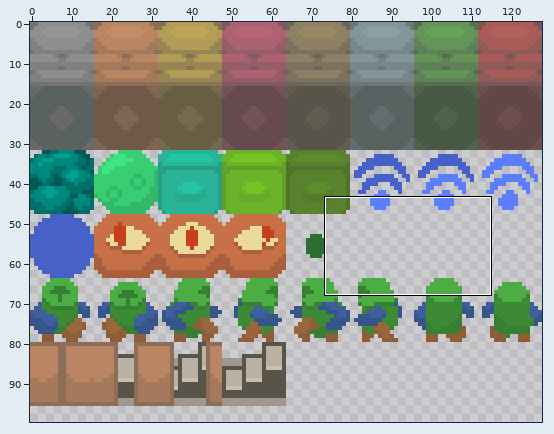
Edited in one commit: sprite sheet (asset/img/16x16SquareSheet.png). The first picture is a wide view before the edit; the outline marks the close-up.
Close-up. Earlier state:
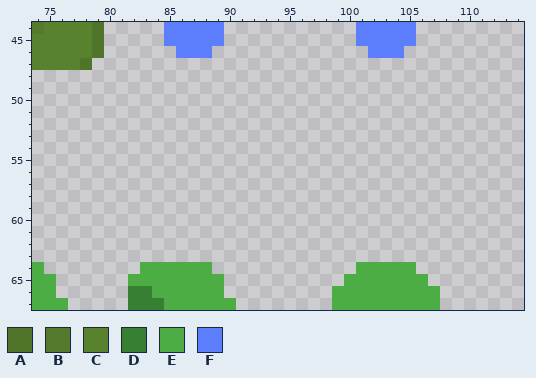
The file is 128x128 pixels. Colours within 5 levels of each other are drawn and written as one. Shown: x 74..114, y 44..67. The wide view leaves out empty margins.
Palette (. is transparent): A #4f742a  B #547b2d  C #58822e  D #377f32  E #4bad44  F #5c7efc
Pixels before, first column x 74:
44 BCCCCA.....FFFFF...........FFFFF..
45 CCCCCA.....FFFFF...........FFFFF..
46 CCCCCA......FFF.............FFF...
47 CCCCA.............................
48 ..................................
49 ..................................
50 ..................................
51 ..................................
52 ..................................
53 ..................................
54 ..................................
55 ..................................
56 ..................................
57 ..................................
58 ..................................
59 ..................................
60 ..................................
61 ..................................
62 ..................................
63 ..................................
64 E........EEEEEE............EEEEE..
65 EE......EEEEEEEE..........EEEEEEE.
66 EE......DDEEEEEE.........EEEEEEEEE
67 EEE.....DDDEEEEEE........EEEEEEEEE
Once edited:
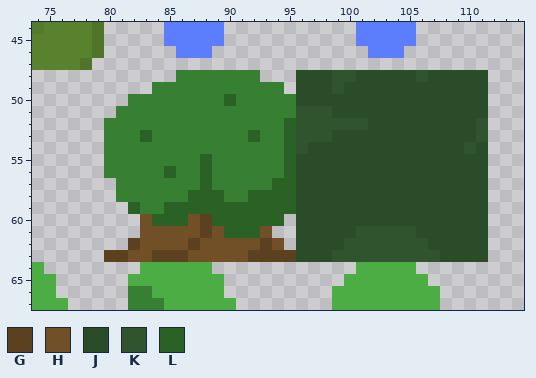
Colours new in this view: G #5c4121  H #715028  J #2b4c28  K #30542e  L #2a6226
What changed:
There is now colour D in row 48 at x 86 to 92; in row 49 at x 84 to 94; in row 50 at x 82 to 89 and 91 to 95; in row 51 at x 81 to 95; in row 52 at x 80 to 94; in row 53 at x 80 to 82, 84 to 91 and 93 to 94.
There is now colour D in row 54 at x 80 to 94; in row 55 at x 80 to 87 and 89 to 94; in row 56 at x 80 to 84, 86 to 87 and 89 to 94; in row 57 at x 81 to 87 and 89 to 93; in row 58 at x 81 to 86 and 90 to 91; in row 59 at x 83 to 84.
There is now colour G in rows 60 to 61 at x 88; in row 62 at x 82, 87 and 93; in row 63 at x 80 to 81, 84 to 86 and 92 to 95.
There is now colour H in row 60 at x 83 and 87; in row 61 at x 83 to 87, 89 and 93; in row 62 at x 83 to 86, 88 to 92 and 94; in row 63 at x 82 to 83 and 87 to 91.
There is now colour J in row 48 at x 96 to 98, 101 to 105 and 107 to 111; in row 49 at x 96 to 98 and 100 to 111; in row 50 at x 96 to 111; in row 51 at x 99 to 111; in row 52 at x 102 to 110; in row 53 at x 99 to 110.
There is now colour J in row 54 at x 97 to 109 and 111; in rows 55 to 60 at x 96 to 111; in row 61 at x 96 to 100 and 106 to 111; in row 62 at x 96 to 99 and 107 to 111; in row 63 at x 96 to 98 and 108 to 111.
There is now colour K in row 48 at x 99 to 100 and 106; in row 49 at x 99; in row 51 at x 96 to 98; in row 52 at x 96 to 101 and 111; in row 53 at x 96 to 98 and 111; in row 54 at x 96 and 110.
There is now colour K in row 61 at x 101 to 105; in row 62 at x 100 to 106; in row 63 at x 99 to 107.
There is now colour L in row 50 at x 90; in row 52 at x 95; in row 53 at x 83, 92 and 95; in row 54 at x 95; in row 55 at x 88 and 95; in row 56 at x 85, 88 and 95.
There is now colour L in row 57 at x 88 and 94 to 95; in row 58 at x 87 to 89 and 92 to 95; in row 59 at x 82 and 85 to 95; in row 60 at x 84 to 86 and 89 to 94; in row 61 at x 90 to 92.
Where, in picture pixels (left, top, right, bottom), the same in both close-ups:
added: (104, 70, 488, 262)
